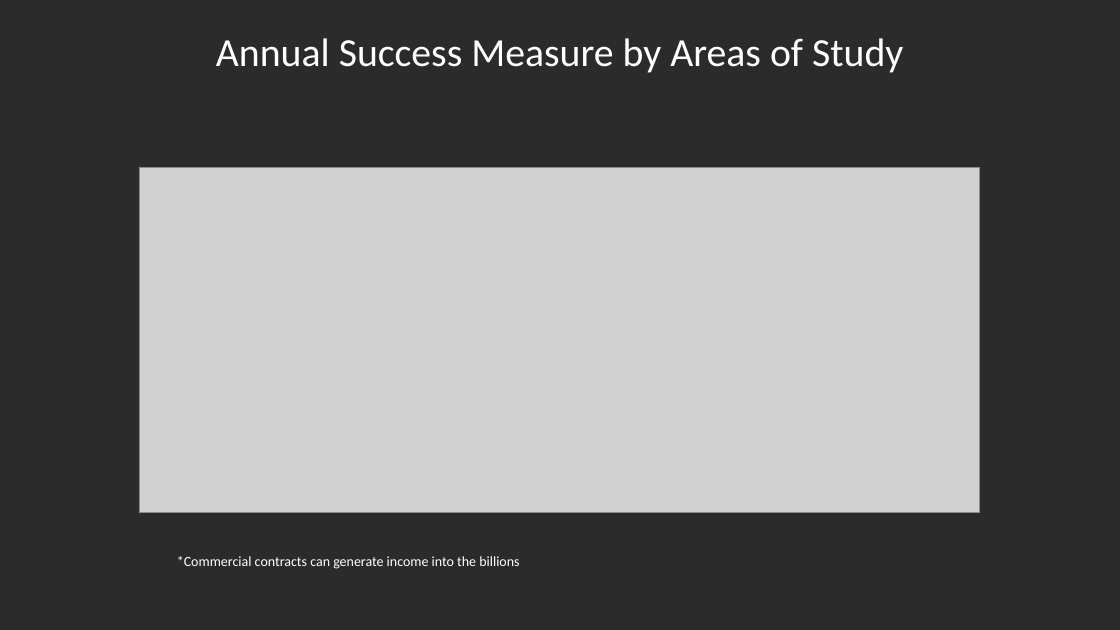
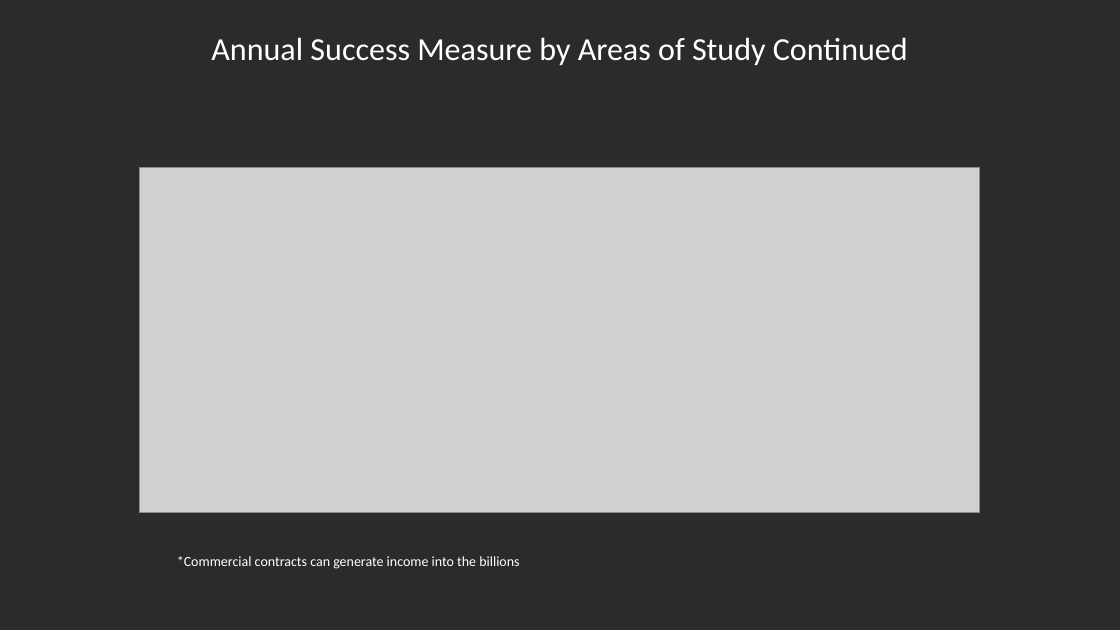
Before and after one commit to KimSmith22/newProject, a slide deck: slide 21 of collection/NumberOneCareerTrainingPitch.ppt. Drawn at 1120x630 pixels with LibreOffice and Linux fonts; fonts in the diff are those of the drawing; grey boxes stand for pictures; background and template pictures are left out; a plain dark background stands for a picture behind light text. Boxes give left, top, right and bottom in pixels: in the first picture for what was removed or moved away, otherwise in the second. Text is boxed around its words. In the diff, an @@ line names an element or a change of style, - is before the commit and + after.

```diff
--- a/collection/NumberOneCareerTrainingPitch.ppt
+++ b/collection/NumberOneCareerTrainingPitch.ppt
@@ text at (211, 37, 908, 65): text changed; size 34.1 to 27.5 pt @@
-Annual Success Measure by Areas of Study
+Annual Success Measure by Areas of Study Continued
```
Also in this commit, not shown: 15 other files.
